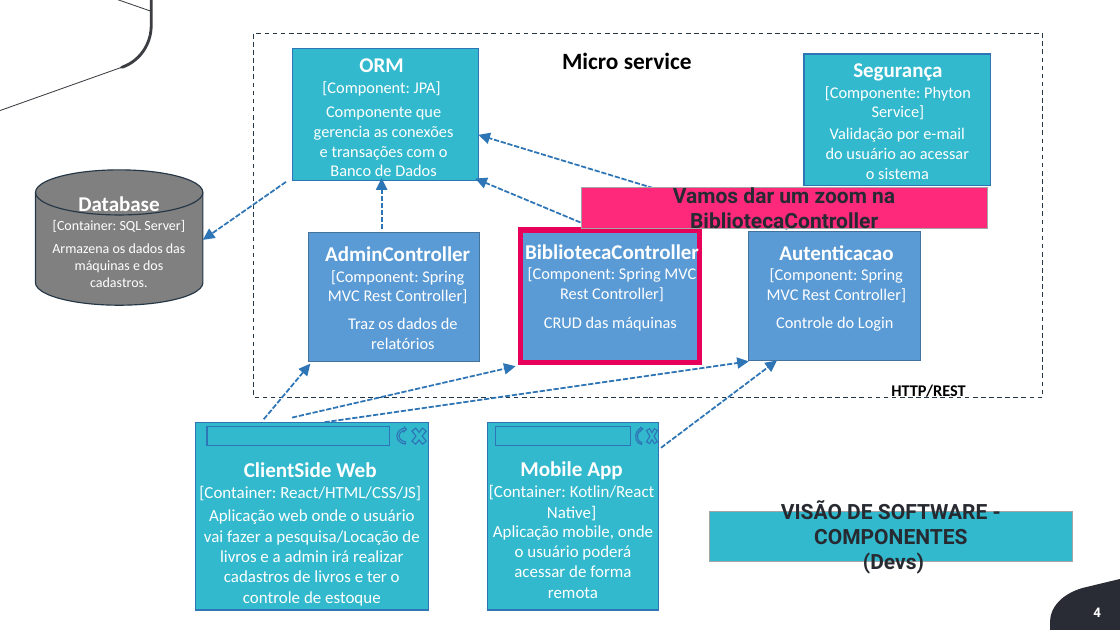
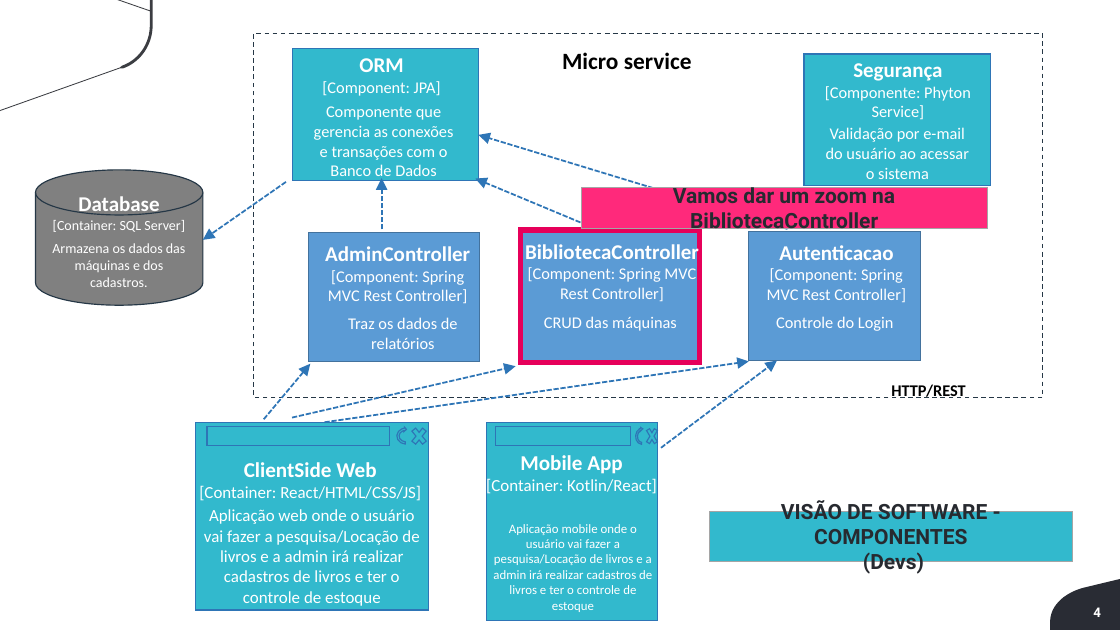
Before and after one commit to Luis-Silva80/grupo05-adsa, a slide deck: slide 4 of Documentação/EngenhariaDeSoftware/Arquitetura/ArquiteturaSoftware.pptx. Drawn at 1120x630 pixels with LibreOffice and Linux fonts; fonts in the diff are those of the drawing; background and template pictures are left out. Boxes give left, top, right and bottom in pixels: in the first picture for what was removed or moved away, otherwise in the second. Text is boxed around its words. In the diff, an @@ line names an element or a change of style, - is before the commit and + after.

```diff
--- a/Documentação/EngenhariaDeSoftware/Arquitetura/ArquiteturaSoftware.pptx
+++ b/Documentação/EngenhariaDeSoftware/Arquitetura/ArquiteturaSoftware.pptx
@@ rectangle: place and size @@
-rectangle at [487, 423, 659, 610]
+rectangle at [486, 423, 658, 621]
@@ text at [486, 478, 657, 497]: text changed @@
-[Container: Kotlin/React Native]
+[Container: Kotlin/React]
@@ text at [493, 524, 652, 612]: text changed; size 14.5 to 11 pt @@
-Aplicação mobile, onde o usuário poderá acessar de forma remota
+Aplicação mobile onde o usuário vai fazer a pesquisa/Locação de livros e a admin irá realizar cadastros de livros e ter o controle de estoque
```
Also in this commit, not shown: 3 other slides changed.
